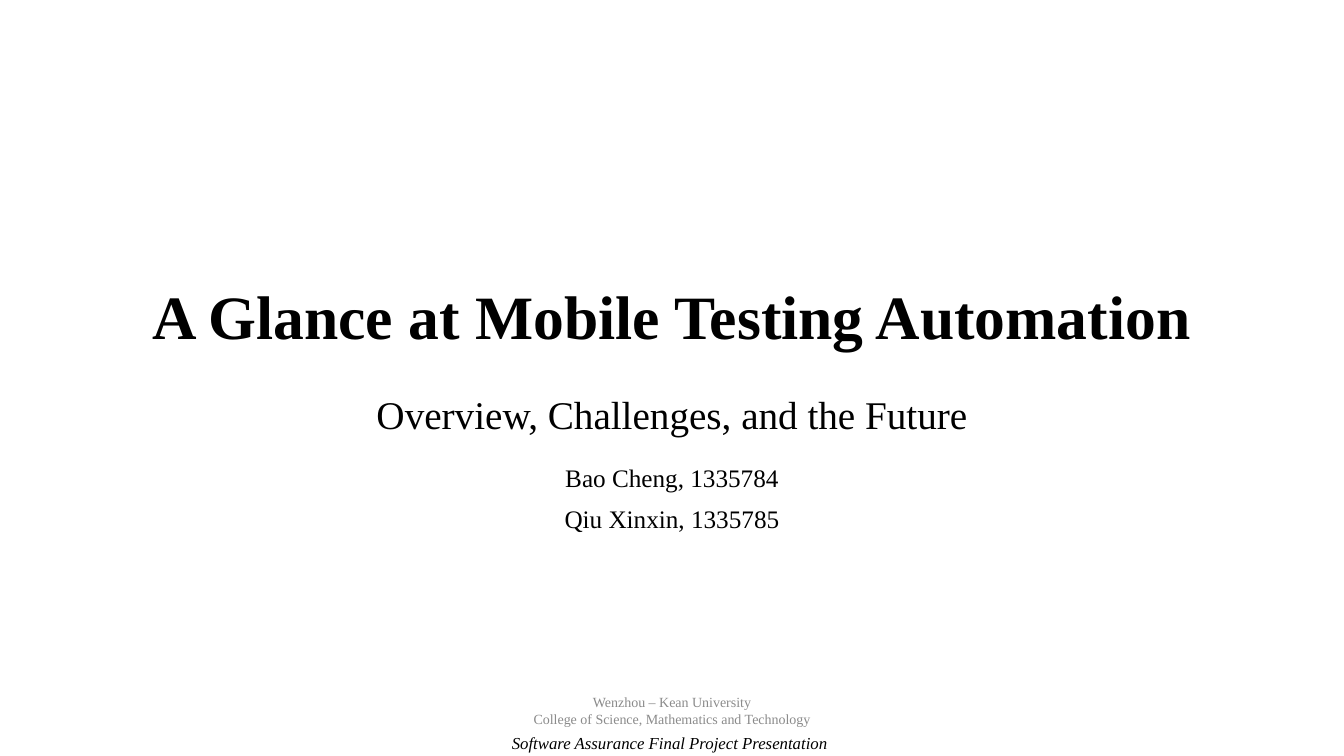
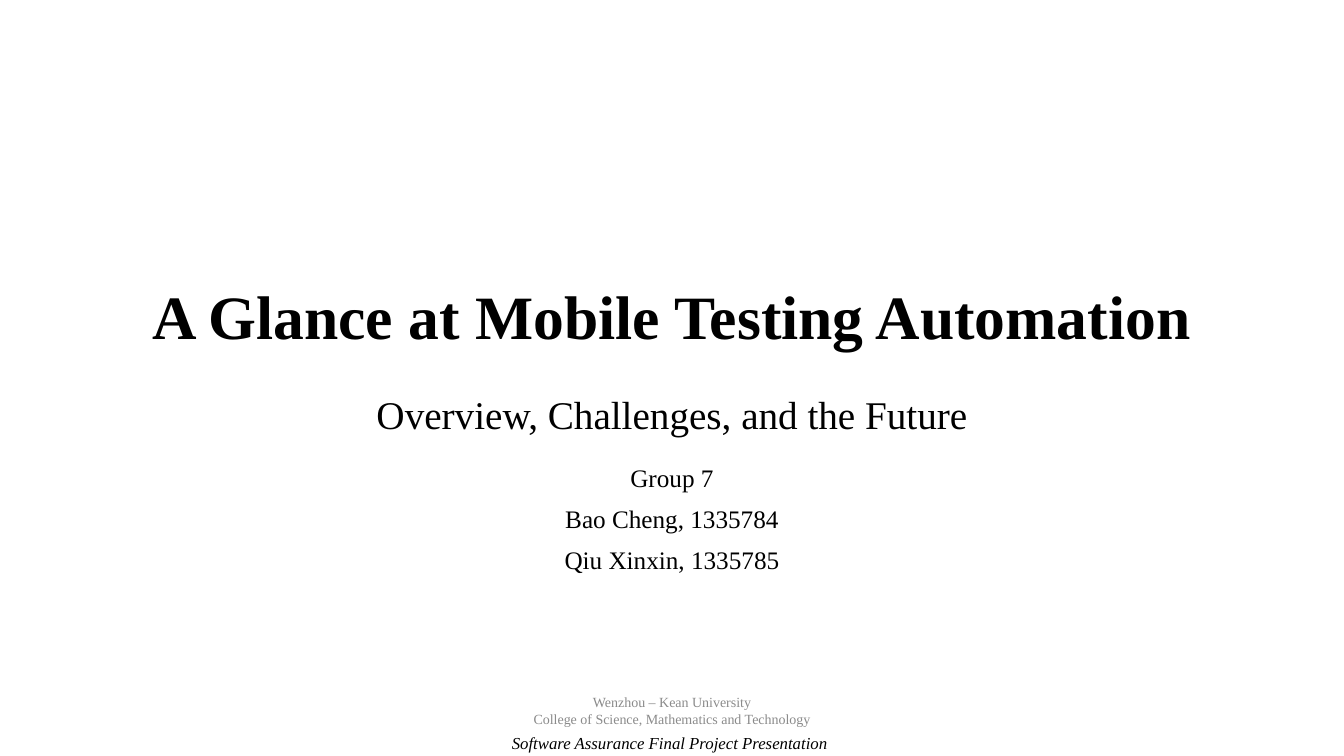
Before and after one commit to baocheng1989/sqa_paper, a slide deck: slide 1 of presentation.pptx. Drawn at 1344x756 pixels with LibreOffice and Linux fonts; fonts in the diff are those of the drawing; background and template pictures are left out. Boxes give left, top, right and bottom in pixels: in the first picture for what was removed or moved away, otherwise in the second. Text is boxed around its words. In the diff, an @@ line names an element or a change of style, - is before the commit and + after.

Commit message:
add group name

```diff
--- a/presentation.pptx
+++ b/presentation.pptx
@@ text at (630, 470, 714, 493): paragraph added @@
+Group 7
```
